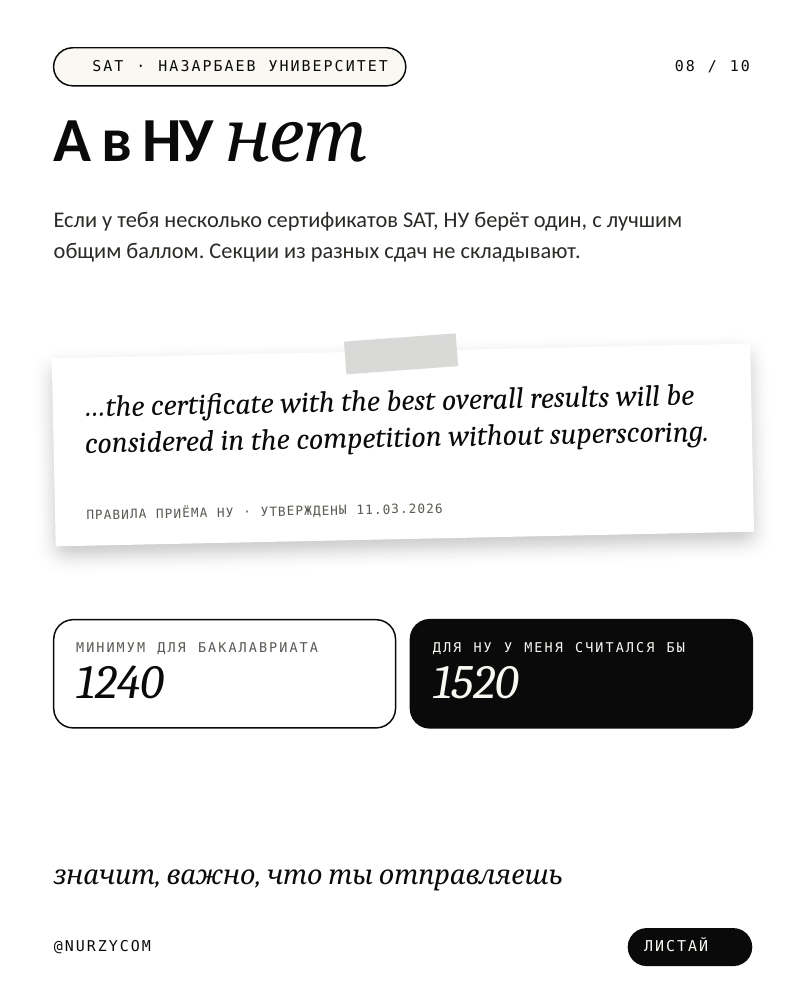
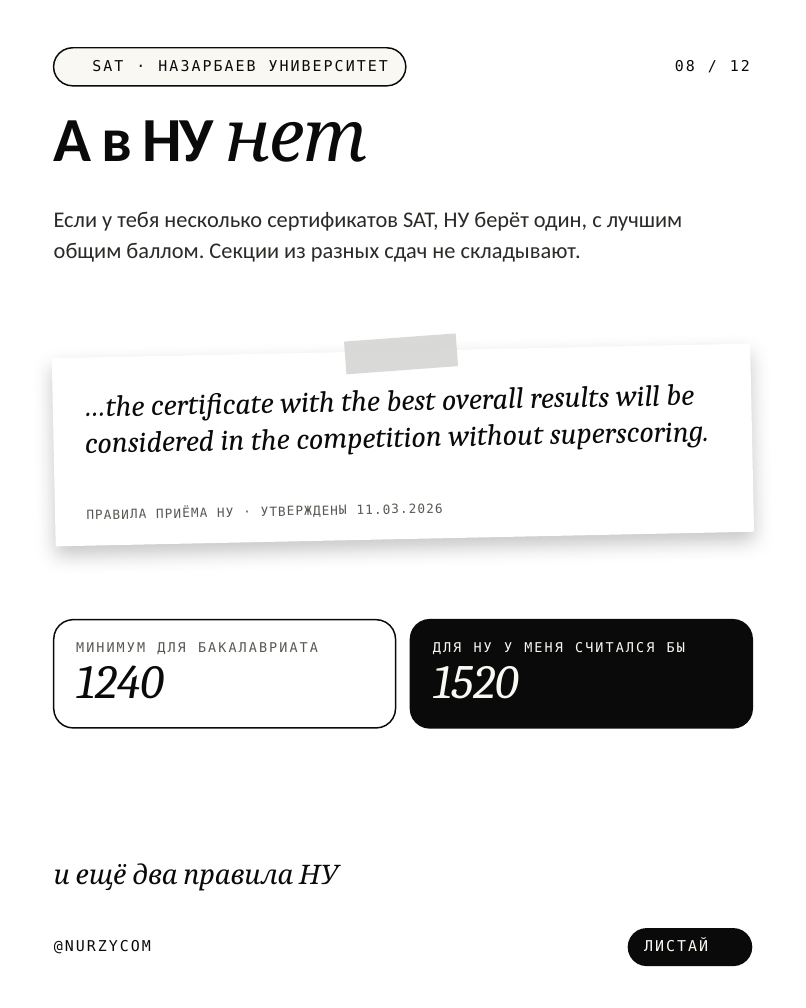
Before and after one commit to galiandojonathan-ship-it1/nurzycom_brand, a slide deck: slide 8 of social/pptx/sat-superscore.pptx. Drawn at 806x1008 pixels with LibreOffice and Linux fonts; fonts in the diff are those of the drawing; background and template pictures are left out. Boxes give left, top, right and bottom in pixels: in the first picture for what was removed or moved away, otherwise in the second. Text is boxed around its words. In the diff, an @@ line names an element or a change of style, - is before the commit and + after.

```diff
--- a/social/pptx/sat-superscore.pptx
+++ b/social/pptx/sat-superscore.pptx
@@ text at <box>675,60,750,72</box>: text changed @@
-08 / 10
+08 / 12
@@ text at <box>54,863,338,891</box>: text changed @@
-значит, важно, что ты отправляешь
+и ещё два правила НУ
```
Also in this commit, not shown: 9 other slides changed, 2 slides added, 27 other files.
